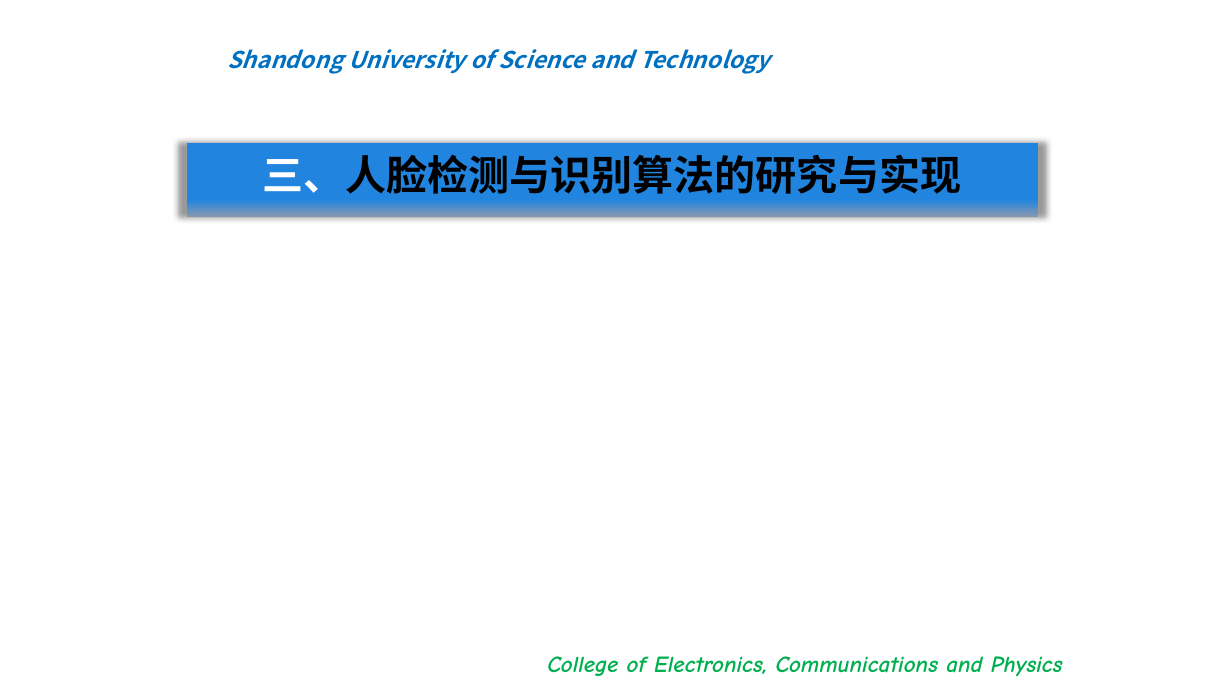
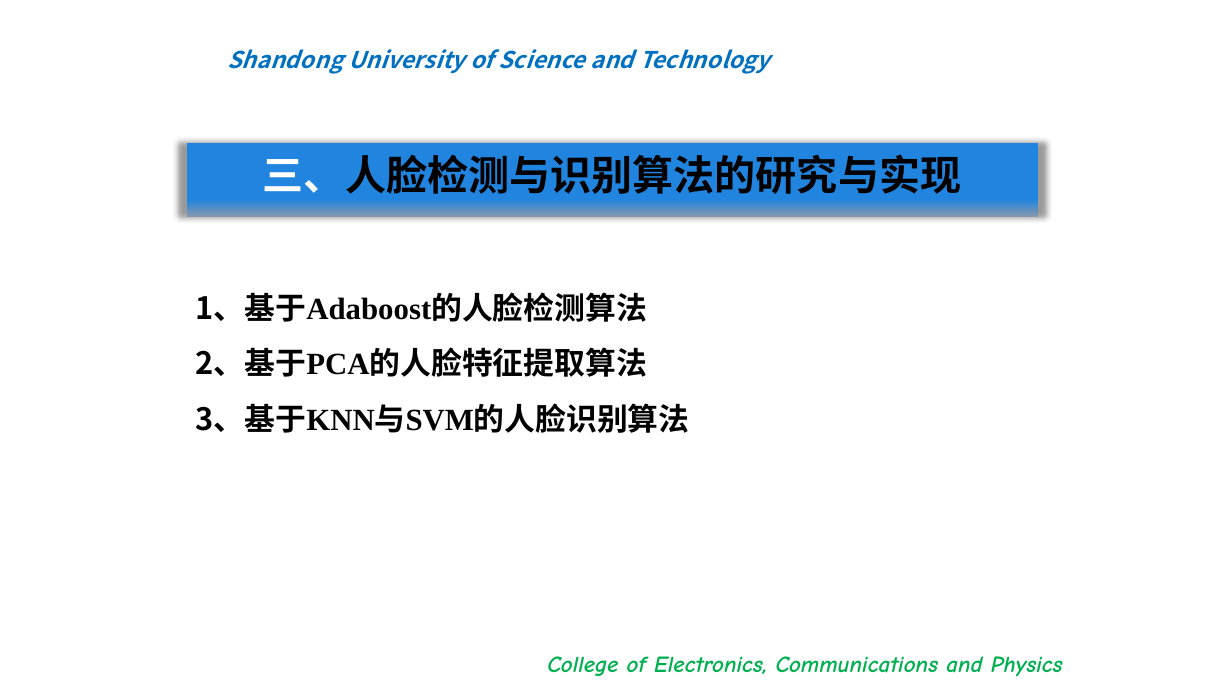
Before and after one commit to bigflyboy/biyelunwen, a slide deck: slide 23 of 王志远毕业答辩.pptx (slide 19 before the commit). Drawn at 1232x693 pixels with LibreOffice and Linux fonts; fonts in the diff are those of the drawing; background and template pictures are left out. Boxes give left, top, right and bottom in pixels: in the first picture for what was removed or moved away, otherwise in the second. Text is boxed around its words. In the diff, an @@ line names an element or a change of style, - is before the commit and + after.

```diff
--- a/王志远毕业答辩.pptx
+++ b/王志远毕业答辩.pptx
@@ text added at <box>196,292,690,433</box>, 24 pt, text #000000, bold @@
+1、基于Adaboost的人脸检测算法
+2、基于PCA的人脸特征提取算法
+3、基于KNN与SVM的人脸识别算法
```
Also in this commit, not shown: 3 other slides changed, 10 slides added, 1 other file.
